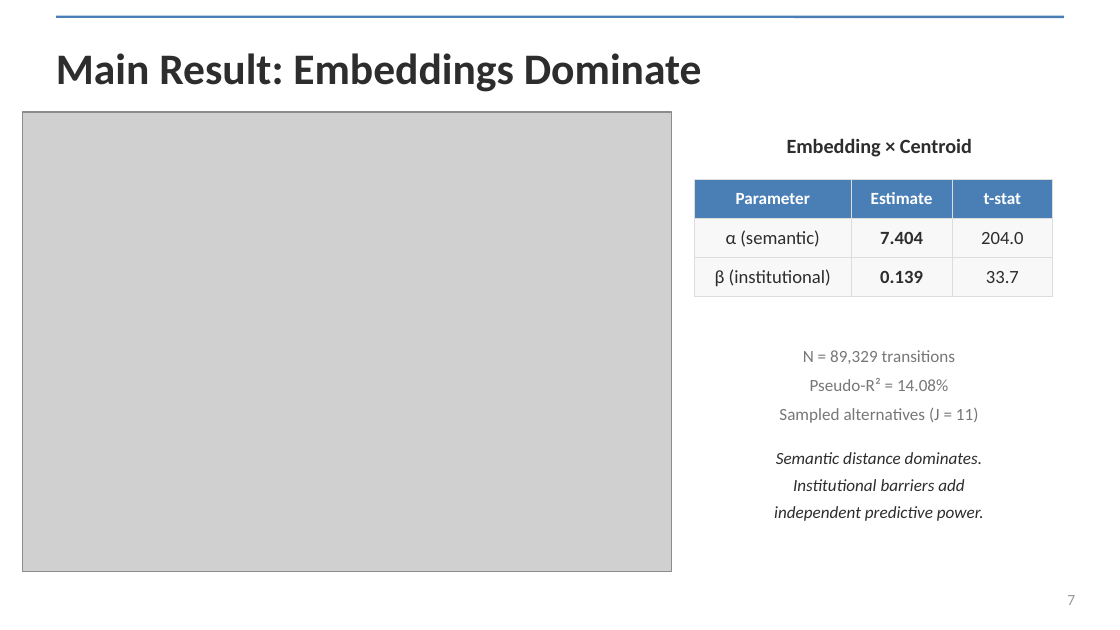
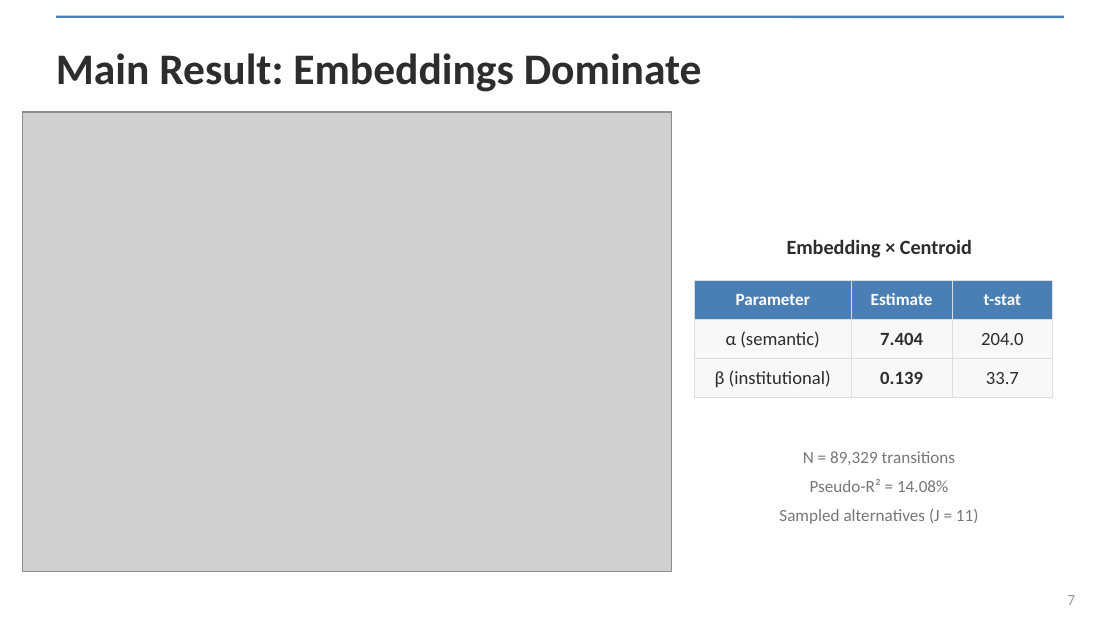
Before and after one commit to spencer2718/task-space-model, a slide deck: slide 7 of writing/presentation/task_embeddings_deck.pptx. Drawn at 1120x630 pixels with LibreOffice and Linux fonts; fonts in the diff are those of the drawing; grey boxes stand for pictures. Boxes give left, top, right and bottom in pixels: in the first picture for what was removed or moved away, otherwise in the second. Text is boxed around its words. In the diff, an @@ line names an element or a change of style, - is before the commit and + after.

```diff
--- a/writing/presentation/task_embeddings_deck.pptx
+++ b/writing/presentation/task_embeddings_deck.pptx
@@ 2 texts, 1 table: place and size @@
-2 texts, 1 table at box(694, 138, 1053, 423)
+2 texts, 1 table at box(694, 239, 1053, 524)
@@ text removed at box(774, 452, 984, 521) @@
-Semantic distance dominates.
-Institutional barriers add
-independent predictive power.
```
Also in this commit, not shown: 1 other slide changed, 4 other files.
